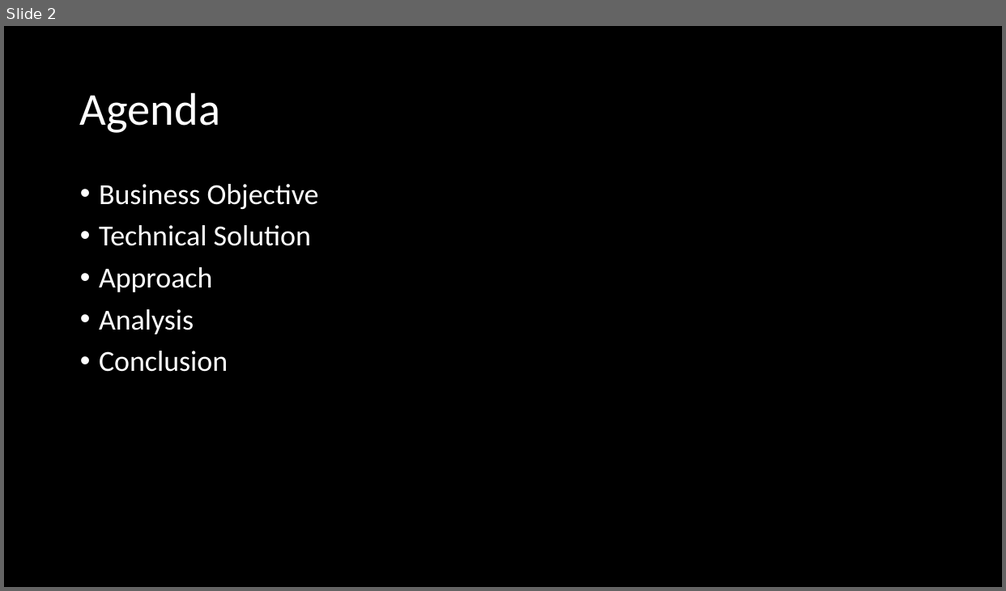
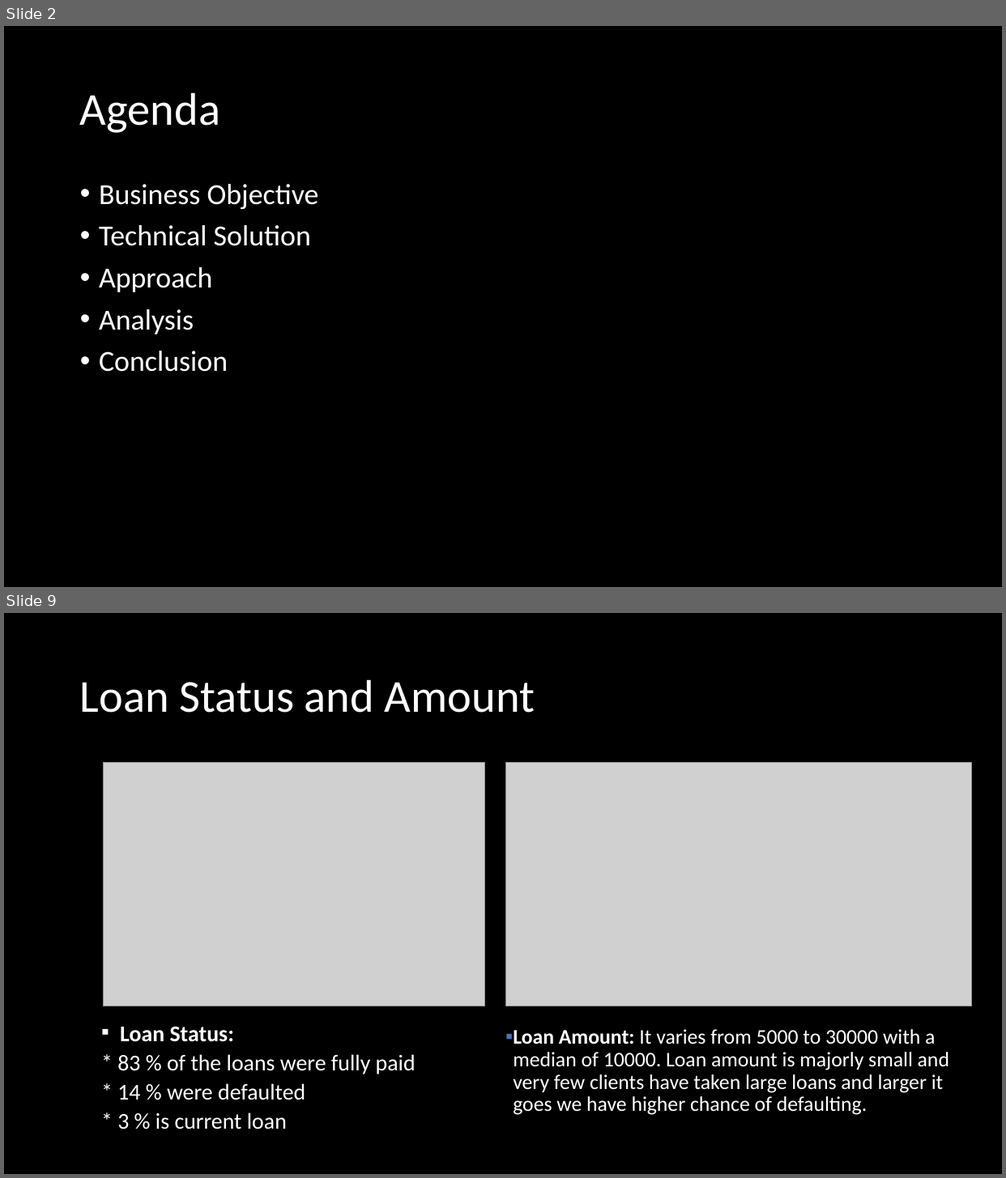
Before and after one commit to bineeshpc/case_study_01, a slide deck: UpGrad Case Study LendingClub.pptx. Shown one above the other, each under a label of ours: slide 2 before the commit, slides 2 and 9 after it; the slides between them are not shown. The pictures are 1006x591 and 1006x1178 pixels, drawn with LibreOffice and Linux fonts; fonts in the diff are those of the drawing; grey boxes stand for pictures. Boxes give left, top, right and bottom in pixels: in the first picture for what was removed or moved away, otherwise in the second. Text is boxed around its words. In the diff, an @@ line names an element or a change of style, - is before the commit and + after.

```diff
--- a/UpGrad Case Study LendingClub.pptx
+++ b/UpGrad Case Study LendingClub.pptx
@@ slide 9 added at [4, 613, 1002, 1174], background #000000 @@
@@ title added at [80, 679, 535, 713], 44 pt, text #FFFFFF @@
+Loan Status and Amount
@@ picture added at [103, 763, 484, 1006] @@
@@ picture added at [505, 763, 971, 1006] @@
@@ text added at [117, 1026, 415, 1130], 21.7 pt, text #FFFFFF @@
+▪ Loan Status:
+* 83 % of the loans were fully paid
+* 14 % were defaulted
+* 3 % is current loan
@@ text added at [513, 1029, 949, 1115], 20 pt, text #FFFFFF @@
+▪ Loan Amount: It varies from 5000 to 30000 with a median of 10000. Loan amount is majorly small and very few clients have taken large loans and larger it goes we have higher chance of defaulting.
```
Also in this commit, not shown: 4 slides changed, 11 other slides added, 1 slide removed.
